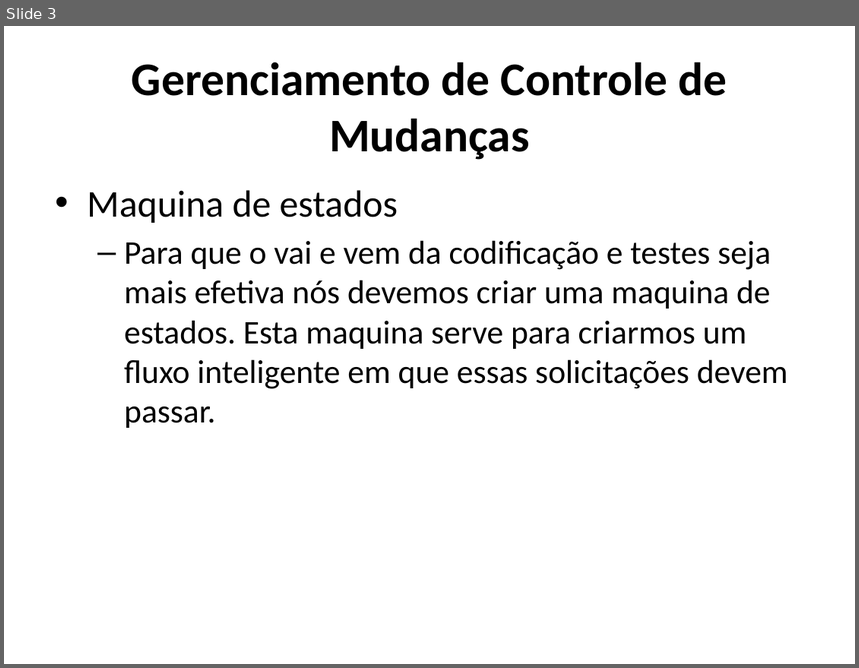
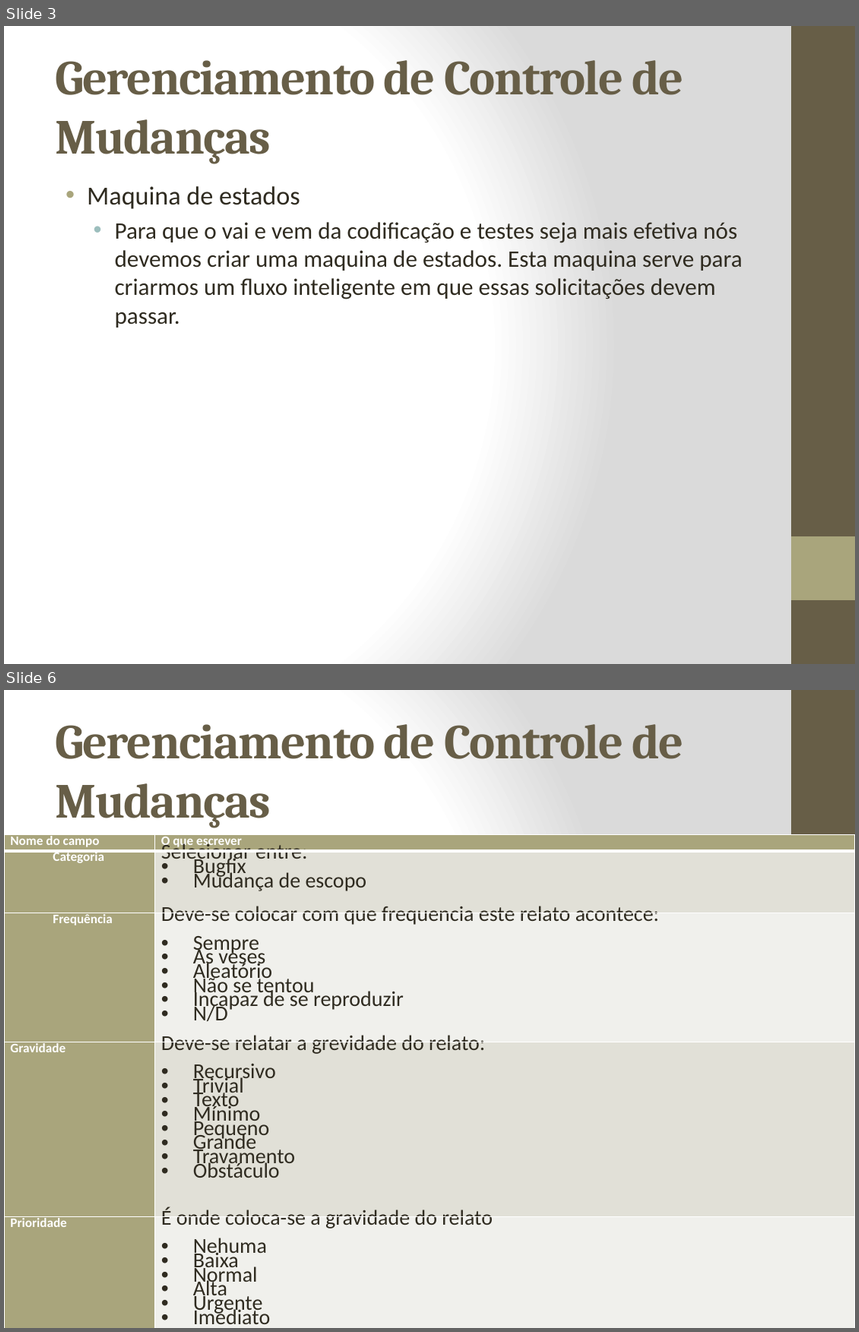
Before and after one commit to carlosneo/dotprojecteap, a slide deck: Dot Project EAP/4. System Management/Gerência de configuração/Gerencia de configuração e mudança de software.pptx. Shown one above the other, each under a label of ours: slide 3 before the commit, slides 3 and 6 after it; the slides between them are not shown. The pictures are 859x668 and 859x1332 pixels, drawn with LibreOffice and Linux fonts; fonts in the diff are those of the drawing. Boxes give left, top, right and bottom in pixels: in the first picture for what was removed or moved away, otherwise in the second. Text is boxed around its words. In the diff, an @@ line names an element or a change of style, - is before the commit and + after.

Commit message:
Atualização do documento DPEAP_PGC_20111201.doc       *portugues Atualização do documento Gerencia de configuração e mudança de software.pptx       *mais informações

```diff
--- a/Dot Project EAP/4. System Management/Gerência de configuração/Gerencia de configuração e mudança de software.pptx
+++ b/Dot Project EAP/4. System Management/Gerência de configuração/Gerencia de configuração e mudança de software.pptx
@@ slide 6 added at (4,690,855,1328), background gradient #FFFFFF to #DADADA; not listed: 2 template elements that a slide beside it also shows @@
@@ title added at (55,724,683,828), 41.4 pt, text #675E47, bold @@
+Gerenciamento de Controle de Mudanças
@@ table added at (4,834,855,1328), 5 rows, 2 columns @@
+Nome do campo | O que escrever
+Categoria | Selecionar entre: / Bugfix / Mudança de escopo
+Frequência | Deve-se colocar com que frequencia este relato acontece: / Sempre / As veses / Aleatório / Não se tentou / Incapaz de se reproduzir / N/D
+Gravidade | Deve-se relatar a grevidade do relato: / Recursivo / Trivial / Texto / Mínimo / Pequeno / Grande / Travamento / Obstáculo
+Prioridade | É onde coloca-se a gravidade do relato / Nehuma / Baixa / Normal / Alta / Urgente / Imediato
@@ slide 3 changed as well @@
@@ background #FFFFFF to gradient #FFFFFF to #DADADA @@
@@ rectangle added at (791,26,855,664), fill #675E47 @@
@@ title "Gerenciamento de Controle de Mudanças" at (55,60,683,164): size 39.6 to 41.4 pt, font Calibri to Cambria, text colour #000000 to #675E47, letter spacing 0 to -1 pt; alignment centre to left @@
@@ text "Maquina de estados" at (87,186,742,328): size 32 to 22 pt in "Maquina de estados"; text colour #000000 to #2F2B20, size 28 to 20 pt; indent changed; less space between paragraphs; bullet – to • @@
@@ rectangle added at (791,537,855,601), fill #A9A57C @@
```
Also in this commit, not shown: 2 other slides changed, 6 other slides added, 1 slide removed, 1 other file.
